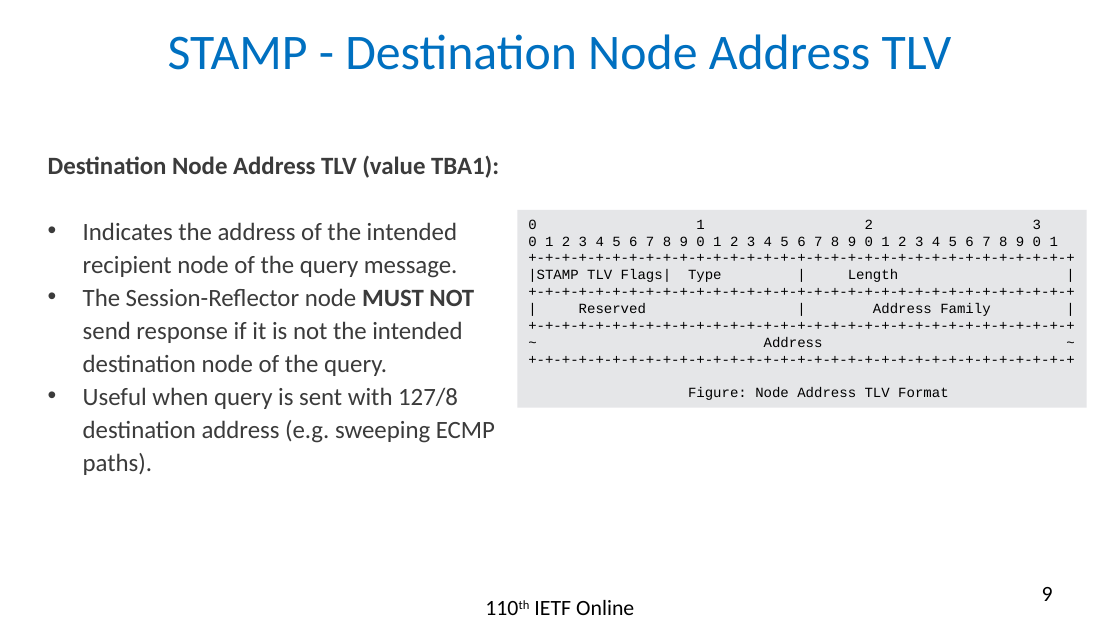
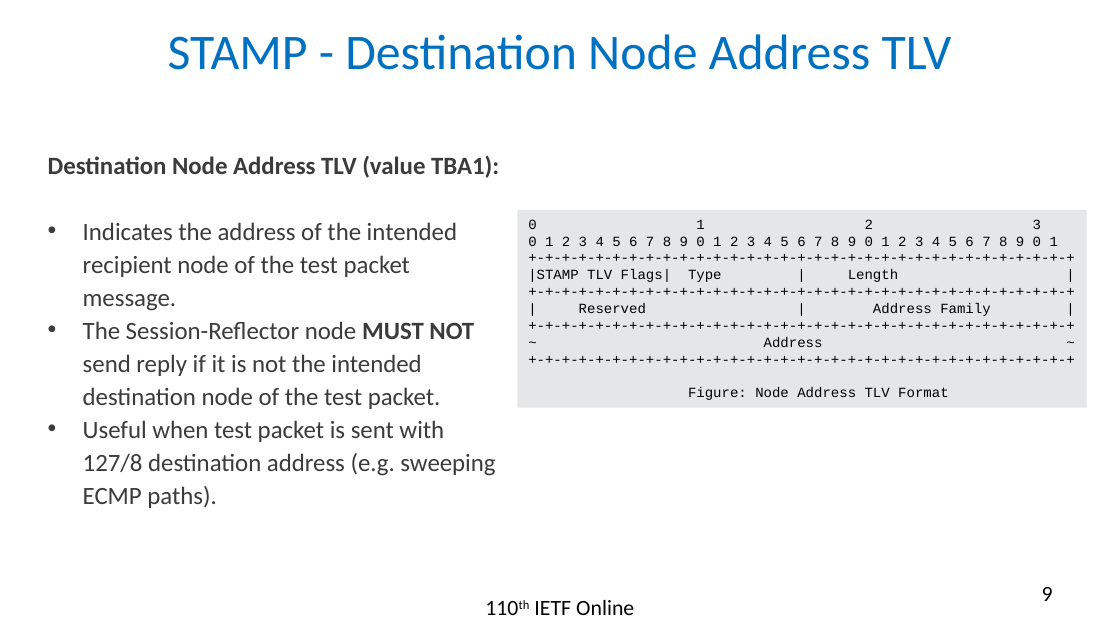
Before and after one commit to rakgandhi/ietf-slides, a slide deck: slide 9 of draft-gandhi-ippm-stamp-srpm-01.pptx. Drawn at 1120x630 pixels with LibreOffice and Linux fonts; fonts in the diff are those of the drawing. Boxes give left, top, right and bottom in pixels: in the first picture for what was removed or moved away, otherwise in the second. Text is boxed around its words. In the diff, an @@ line names an element or a change of style, - is before the commit and + after.

```diff
--- a/draft-gandhi-ippm-stamp-srpm-01.pptx
+++ b/draft-gandhi-ippm-stamp-srpm-01.pptx
@@ text at (83, 222, 495, 508): text changed @@
-• Indicates the address of the intended recipient node of the query message.
-• The Session-Reflector node MUST NOT send response if it is not the intended destination node of the query.
-• Useful when query is sent with 127/8 destination address (e.g. sweeping ECMP paths).
+• Indicates the address of the intended recipient node of the test packet message.
+• The Session-Reflector node MUST NOT send reply if it is not the intended destination node of the test packet.
+• Useful when test packet is sent with 127/8 destination address (e.g. sweeping ECMP paths).
```
Also in this commit, not shown: 5 other slides changed, 3 other files.
